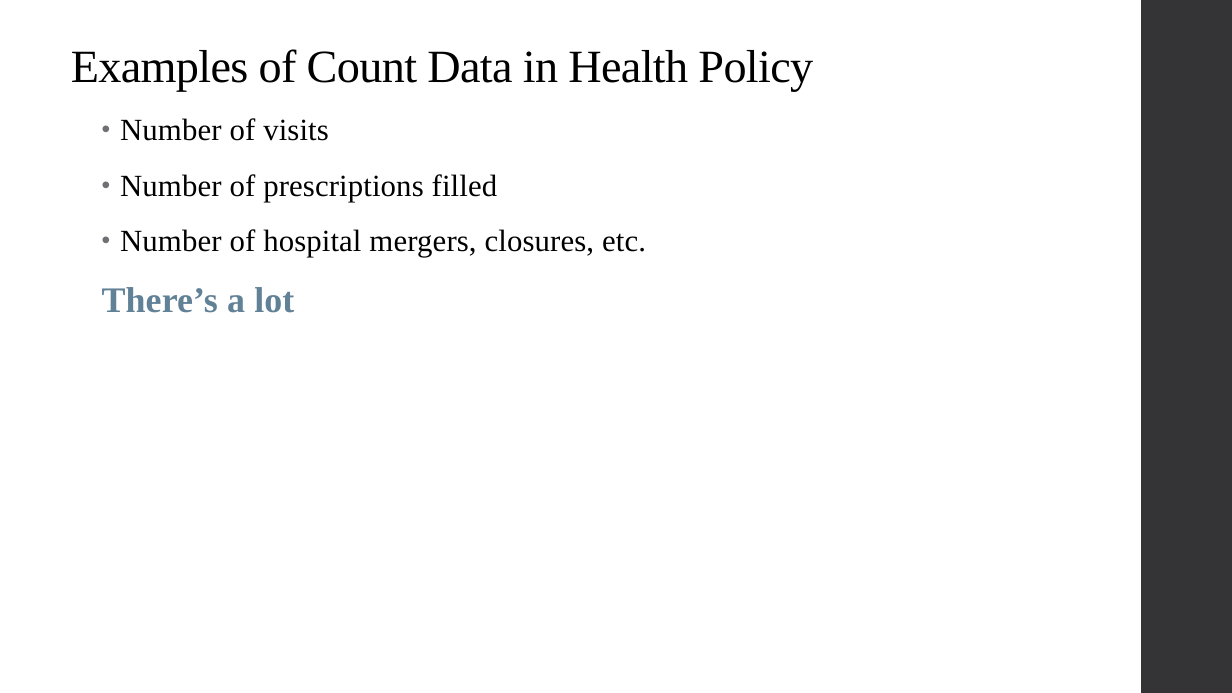
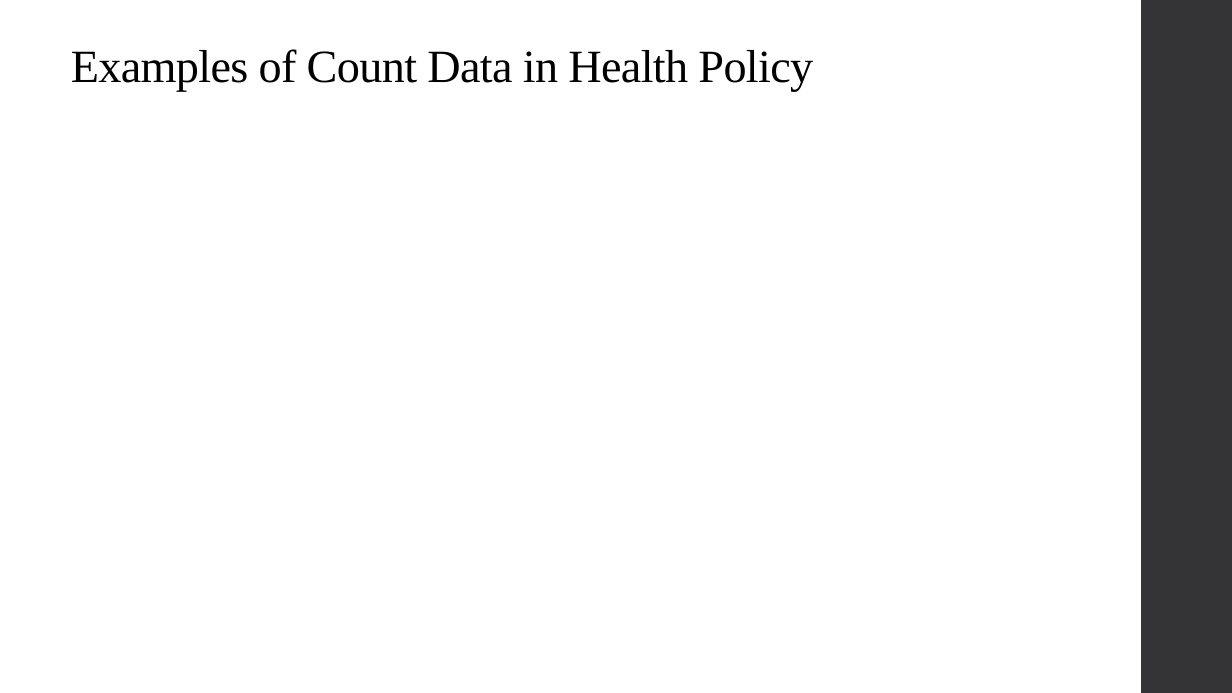
Before and after one commit to qiufei/fork-HAD5744, a slide deck: slide 5 of Lecture08_OtherNonlinearModels/Lecture8_NonlinearModels_2022F.pptx. Drawn at 1232x693 pixels with LibreOffice and Linux fonts; fonts in the diff are those of the drawing; grey boxes stand for pictures. Boxes give left, top, right and bottom in pixels: in the first picture for what was removed or moved away, otherwise in the second. Text is boxed around its words. In the diff, an @@ line names an element or a change of style, - is before the commit and + after.

```diff
--- a/Lecture08_OtherNonlinearModels/Lecture8_NonlinearModels_2022F.pptx
+++ b/Lecture08_OtherNonlinearModels/Lecture8_NonlinearModels_2022F.pptx
@@ text removed at <box>102,118,646,313</box> @@
-• Number of visits
-• Number of prescriptions filled
-• Number of hospital mergers, closures, etc.
-There’s a lot
```
Also in this commit, not shown: 5 other slides changed, 34 slides added, 1 slide removed, 2 other files.
